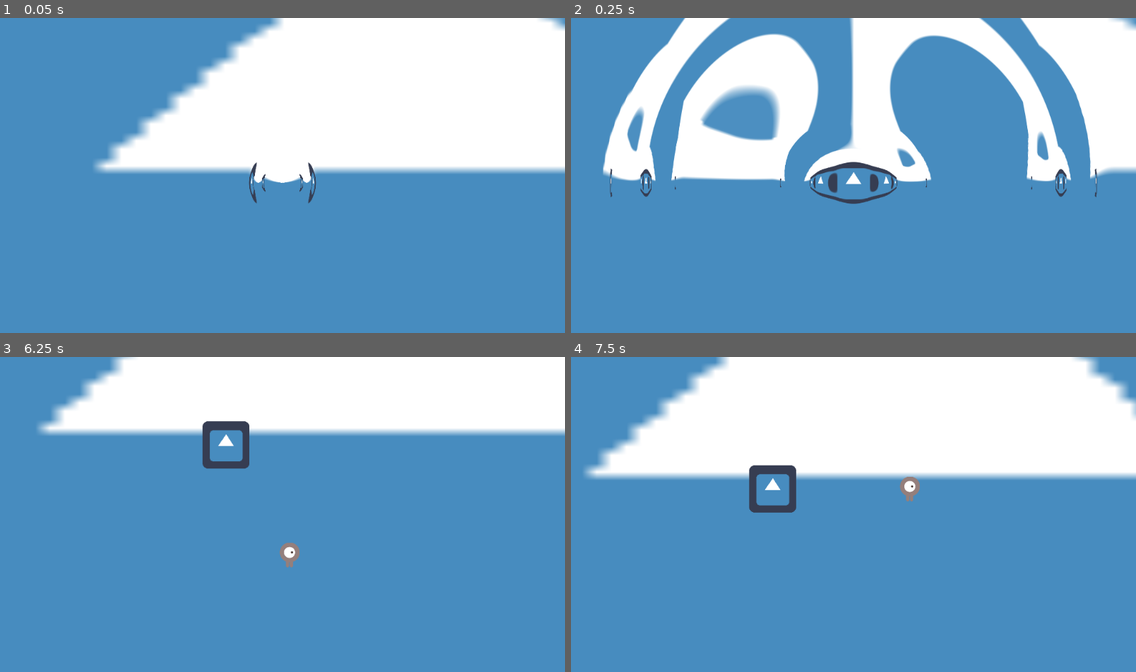
Above: before the commit, frames 1-4 (two rows, left to right).
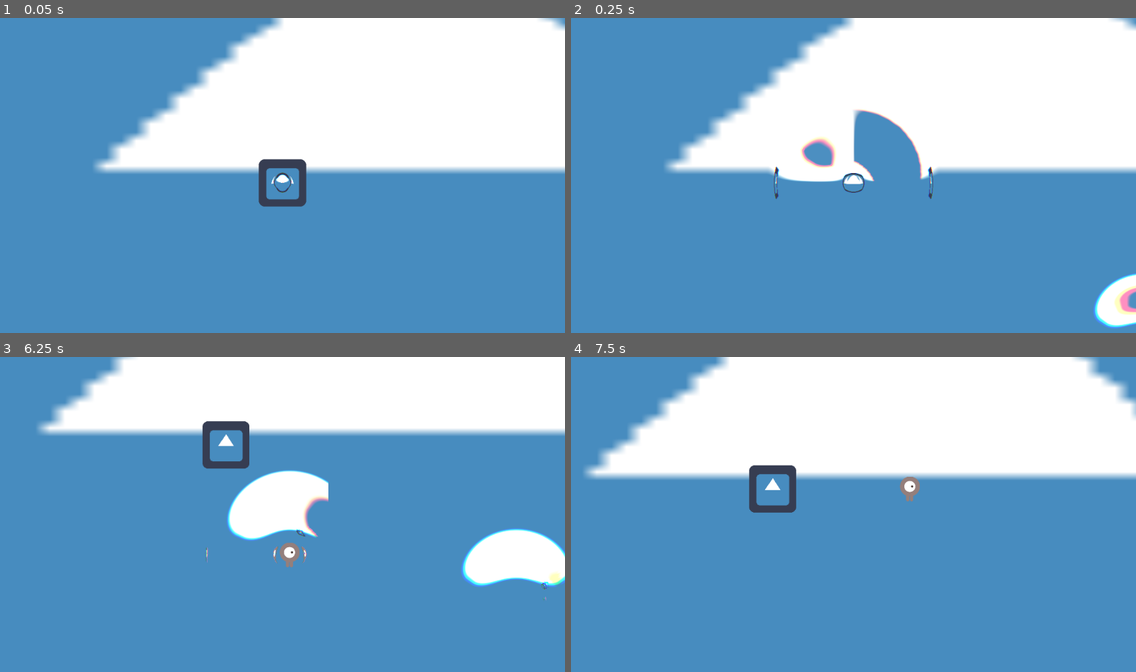
Above: after the commit, the same moments.

Repository: nontrepreneurs/Found-Sound
Game: Godot game, scene res://SamplerAbility/SamplerWorkspace.tscn
Same seed, same stepped clock (60 frames per second), same inputs: the game is played once before the commit and once after it. The project has no main scene, so this scene is started directly. The engine's default icon, where the game draws it, is replaced by a stand-in: a white triangle on a blue panel in a dark square.
Inputs:
- Up to frame 1 (0.05 s): no input
- Up to frame 2 (0.25 s): no input
- Up to frame 3 (6.25 s): tap Enter (ui_accept) at 0.5, 0.77, 1.52, 3.02, 3.77, 4.52, 6.02 s; hold Right (ui_right) 0.53-1.28 s; hold Down (ui_down) 1.28-2.03 s; hold Right (ui_right) 2.03-2.78 s; hold Up (ui_up) 2.78-3.53 s; hold Left (ui_left) 3.53-5.03 s; hold Down (ui_down) 5.03-5.78 s; hold Right (ui_right) from 5.78 s (still down)
- Up to frame 4 (7.5 s): release Right (ui_right) at 6.53 s; hold Up (ui_up) 6.53-7.28 s; tap Enter (ui_accept) at 6.77 s; hold Right (ui_right) from 7.28 s (still down)

The runs differ from the first frame. In frame 1, 1.2% of the frame differs, in the area x 44-56%, y 44-60%; in frame 2, 29%, in the area x 5-100%, y 0-99%; in frame 3, 5.7%; in frame 4, nothing differs.

Commit message:
refactored some code

Diff:
--- a/SamplerAbility/SampleWaves.shader
+++ b/SamplerAbility/SampleWaves.shader
@@ -19,9 +19,14 @@
 	float mask = (1.0 - smoothstep(size-0.1, size, length(centered_uv)) )*
 			smoothstep(size-thickness-0.1, size-thickness, length(centered_uv));
 	float fade_cone = clamp(0.5 - length(centered_uv), 0.0, 1.0);
-	//COLOR.rgb = vec3(fade_cone);
-	vec2 disp = normalize(centered_uv) * force * mask * fade_cone;
-	COLOR = texture(SCREEN_TEXTURE, SCREEN_UV - disp);
+	//vec2 disp = normalize(centered_uv) * force * mask * fade_cone;
+	vec2 r_disp = normalize(centered_uv) * force * mask * fade_cone;
+	vec2 g_disp = normalize(centered_uv) * force * 1.1 * mask * fade_cone;
+	vec2 b_disp = normalize(centered_uv) * force * 1.2 * mask * fade_cone;
+	vec4 rc = texture(SCREEN_TEXTURE, SCREEN_UV - r_disp);
+	vec4 gc = texture(SCREEN_TEXTURE, SCREEN_UV - g_disp);
+	vec4 bc = texture(SCREEN_TEXTURE, SCREEN_UV - b_disp);
+	COLOR = vec4(rc.r, gc.g, bc.b, 1.0);
 	//float mask = length(UV - vec2(0.5, 0.5));
 	//COLOR = vec4(disp, 0.0, 1.0);
 	//COLOR = vec4(centured_uv, 0.0, 1.0);
--- a/SamplerAbility/Sampleable.gd
+++ /dev/null
@@ -1,60 +0,0 @@
-extends Area2D
-
-const PULSE = "pulse"
-const PULSE_SIZE_PARAM = "size"
-
-#export var stream: AudioStream = null
-export var is_playing: bool = false
-export var sound: String = ""
-#export var playing_color = Color.red
-export var pulse_size: float = 0
-#var not_playing_color = null
-#var player = null
-#var debug_rect = null
-var anim: AnimationPlayer
-var pulse_material: Material = null
-
-
-func _ready():
-	#player = get_node("AudioStreamPlayer2D")
-	#debug_rect = get_node("ColorRect2")
-#	set_stream(stream)
-#	not_playing_color = debug_rect.color
-	anim = $AnimationPlayer
-	pulse_material = $CanvasLayer.get_node("ColorRect").material
-
-func _process(delta):
-	pulse_material.set_shader_param(PULSE_SIZE_PARAM, pulse_size)
-
-#func set_stream(new_stream: AudioStream):
-#	print("YO I GOT CALLED MAFK")
-#	player.stream = new_stream
-
-func get_is_playing():
-	return is_playing
-
-func get_sound():
-	return sound
-
-func set_sound(new_sound: String):
-	sound = new_sound
-	#player.stream = stream
-
-func play_sound():
-	#debug_rect.color = playing_color
-	#is_playing = true
-	#player.play()
-	pulse()
-	print("Now playing:" + sound)
-
-func has_sound():
-	return sound != null
-#	return player.stream != null
-
-func pulse():
-	anim.current_animation = PULSE
-	anim.play()
-
-#func _on_AudioStreamPlayer2D_finished():
-#	debug_rect.color = not_playing_color
-#	is_playing = false
--- a/SamplerAbility/SamplerAbility.gd
+++ b/SamplerAbility/SamplerAbility.gd
@@ -8,7 +8,7 @@
 var sound_source = null
 
 func _ready():
-	sound_source = $Sampleable
+	sound_source = $SoundSource
 
 func _process(delta):
 	if Input.is_action_just_pressed(RECORD_ACTION):
@@ -26,9 +26,10 @@
 			print("Sound recorded!")
 
 func play_sound():
-	print("PLAYING SOUND BOI")
 	if sound_source.has_sound():
 		sound_source.play_sound()
+	else:
+		print("No sound recorded!")
 
 func get_sampleables():
 	return get_overlapping_areas()
--- a/SamplerAbility/SamplerAbility.tscn
+++ b/SamplerAbility/SamplerAbility.tscn
@@ -1,7 +1,7 @@
 [gd_scene load_steps=4 format=2]
 
 [ext_resource path="res://SamplerAbility/SamplerAbility.gd" type="Script" id=1]
-[ext_resource path="res://SamplerAbility/Sampleable.tscn" type="PackedScene" id=2]
+[ext_resource path="res://SamplerAbility/SoundSource.tscn" type="PackedScene" id=2]
 
 [sub_resource type="CircleShape2D" id=1]
 radius = 137.0
@@ -14,19 +14,4 @@
 [node name="CollisionShape2D" type="CollisionShape2D" parent="."]
 shape = SubResource( 1 )
 
-[node name="ColorRect" type="ColorRect" parent="."]
-visible = false
-anchor_left = 0.5
-anchor_top = 0.5
-anchor_right = 0.5
-anchor_bottom = 0.5
-margin_left = -100.0
-margin_top = -100.0
-margin_right = 100.0
-margin_bottom = 100.0
-color = Color( 0.737255, 1, 0.768627, 1 )
-__meta__ = {
-"_edit_use_anchors_": false
-}
-
-[node name="Sampleable" parent="." instance=ExtResource( 2 )]
+[node name="SoundSource" parent="." instance=ExtResource( 2 )]
--- a/SamplerAbility/SamplerWorkspace.tscn
+++ b/SamplerAbility/SamplerWorkspace.tscn
@@ -1,6 +1,6 @@
 [gd_scene load_steps=10 format=2]
 
-[ext_resource path="res://SamplerAbility/Sampleable.tscn" type="PackedScene" id=1]
+[ext_resource path="res://SamplerAbility/SoundSource.tscn" type="PackedScene" id=1]
 [ext_resource path="res://SamplerAbility/SamplerAbility.tscn" type="PackedScene" id=2]
 [ext_resource path="res://SamplerAbility/SampleWaves.shader" type="Shader" id=3]
 [ext_resource path="res://icon.png" type="Texture" id=4]
@@ -17,7 +17,7 @@
 
 [sub_resource type="Animation" id=2]
 resource_name = "PlaySoundTest"
-length = 10.0
+length = 6.0
 loop = true
 tracks/0/type = "method"
 tracks/0/path = NodePath("AnimationPlayer/Sampleable")
@@ -32,6 +32,18 @@
 "args": [  ],
 "method": "play_sound"
 } ]
+}
+tracks/1/type = "value"
+tracks/1/path = NodePath("AnimationPlayer/Sampleable:is_playing")
+tracks/1/interp = 1
+tracks/1/loop_wrap = true
+tracks/1/imported = false
+tracks/1/enabled = true
+tracks/1/keys = {
+"times": PoolRealArray( 2 ),
+"transitions": PoolRealArray( 1 ),
+"update": 1,
+"values": [ false ]
 }
 
 [node name="Node2D" type="Node2D"]
@@ -68,6 +80,7 @@
 
 [node name="Sampleable" parent="AnimationPlayer" instance=ExtResource( 1 )]
 position = Vector2( 789.634, 442.385 )
+sound = "some_dank_sound"
 
 [node name="SoundListener" parent="." instance=ExtResource( 6 )]
 
--- a/SamplerAbility/SoundListener.gd
+++ b/SamplerAbility/SoundListener.gd
@@ -5,17 +5,17 @@
 signal heard_sound(sound)
 var is_listening: bool = true setget set_is_listening, get_is_listening
 
-func _process(delta):
+func _process(delta: float):
 	if is_listening:
 		listen()
 
-func set_is_listening(state):
+func set_is_listening(state: bool) -> void:
 	is_listening = state
 
-func get_is_listening():
+func get_is_listening() -> bool:
 	return is_listening
 
-func listen():
+func listen() -> void:
 	var sound_sources = get_overlapping_areas()
 	for sound_source in sound_sources:
 		if sound_source.get_is_playing():
--- /dev/null
+++ b/SamplerAbility/SoundSource.gd
@@ -0,0 +1,44 @@
+extends Area2D
+
+class_name SoundSource
+
+const PULSE = "pulse"
+const PULSE_SIZE_PARAM = "size"
+
+export var is_playing: bool = false
+export var sound: String = ""
+export var pulse_size: float = 0
+
+var anim: AnimationPlayer
+var pulse_material: Material = null
+
+func _ready():
+	anim = $AnimationPlayer
+	#pulse_material = $CanvasLayer.get_node("ColorRect").material
+	pulse_material = $ColorRect.material
+
+func _process(delta):
+	pulse_material.set_shader_param(PULSE_SIZE_PARAM, pulse_size)
+
+func get_is_playing() -> bool:
+	return is_playing
+
+func get_sound() -> String:
+	return sound
+
+func set_sound(new_sound: String):
+	sound = new_sound
+
+func play_sound() -> void:
+	is_playing = true
+	pulse()
+	print("Now playing:" + sound)
+
+func has_sound() -> bool:
+	return sound != null
+
+func pulse() -> void:
+	print("I'm pulsing now")
+	anim.current_animation = PULSE
+
+	anim.play()
--- a/SamplerAbility/Sampleable.tscn
+++ b/SamplerAbility/SoundSource.tscn
@@ -1,10 +1,7 @@
 [gd_scene load_steps=6 format=2]
 
-[ext_resource path="res://SamplerAbility/Sampleable.gd" type="Script" id=1]
+[ext_resource path="res://SamplerAbility/SoundSource.gd" type="Script" id=1]
 [ext_resource path="res://SamplerAbility/SampleWaves.shader" type="Shader" id=2]
-
-[sub_resource type="CircleShape2D" id=1]
-radius = 137.077
 
 [sub_resource type="ShaderMaterial" id=2]
 shader = ExtResource( 2 )
@@ -12,6 +9,9 @@
 shader_param/force = 2.344
 shader_param/size = 1.0
 shader_param/thickness = 0.118
+
+[sub_resource type="CircleShape2D" id=1]
+radius = 137.077
 
 [sub_resource type="Animation" id=3]
 resource_name = "pulse"
@@ -28,46 +28,30 @@
 "values": [ 0.0, 1.0 ]
 }
 
-[node name="Sampleable" type="Area2D"]
+[node name="SoundSource" type="Area2D"]
+z_index = 1
 monitoring = false
 collision_layer = 32
 collision_mask = 0
 script = ExtResource( 1 )
-pulse_size = 1.0
+__meta__ = {
+"_edit_group_": true
+}
+
+[node name="ColorRect" type="ColorRect" parent="."]
+material = SubResource( 2 )
+margin_left = -512.0
+margin_top = -512.0
+margin_right = 512.0
+margin_bottom = 512.0
+__meta__ = {
+"_edit_use_anchors_": false
+}
 
 [node name="CollisionShape2D" type="CollisionShape2D" parent="."]
 shape = SubResource( 1 )
 
-[node name="ColorRect2" type="ColorRect" parent="."]
-visible = false
-anchor_left = 0.5
-anchor_top = 0.5
-anchor_right = 0.5
-anchor_bottom = 0.5
-margin_left = -100.0
-margin_top = -100.0
-margin_right = 100.0
-margin_bottom = 100.0
-color = Color( 1, 0.862745, 0.498039, 1 )
-__meta__ = {
-"_edit_use_anchors_": false
-}
-
 [node name="CanvasLayer" type="CanvasLayer" parent="."]
-
-[node name="ColorRect" type="ColorRect" parent="CanvasLayer"]
-material = SubResource( 2 )
-anchor_left = 0.5
-anchor_top = 0.5
-anchor_right = 0.5
-anchor_bottom = 0.5
-margin_left = -1024.0
-margin_top = -1024.0
-margin_right = 1024.0
-margin_bottom = 1024.0
-__meta__ = {
-"_edit_use_anchors_": false
-}
 
 [node name="AnimationPlayer" type="AnimationPlayer" parent="."]
 anims/pulse = SubResource( 3 )
--- a/project.godot
+++ b/project.godot
@@ -13,9 +13,15 @@
 "class": "SoundListener",
 "language": "GDScript",
 "path": "res://SamplerAbility/SoundListener.gd"
+}, {
+"base": "Area2D",
+"class": "SoundSource",
+"language": "GDScript",
+"path": "res://SamplerAbility/SoundSource.gd"
 } ]
 _global_script_class_icons={
-"SoundListener": ""
+"SoundListener": "",
+"SoundSource": ""
 }
 
 [application]
Not shown, removed: .mono/metadata/ide_messaging_meta.txt
